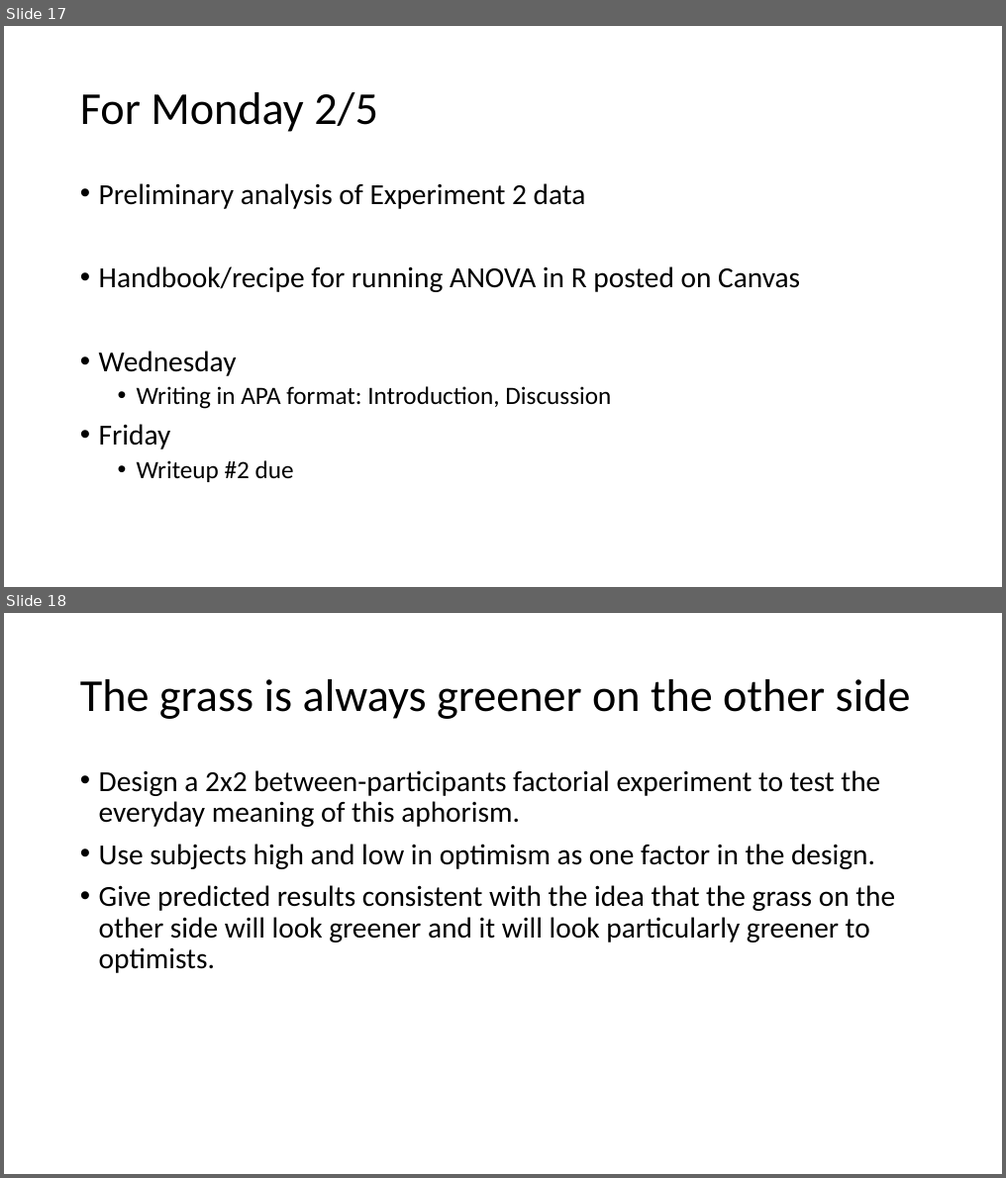
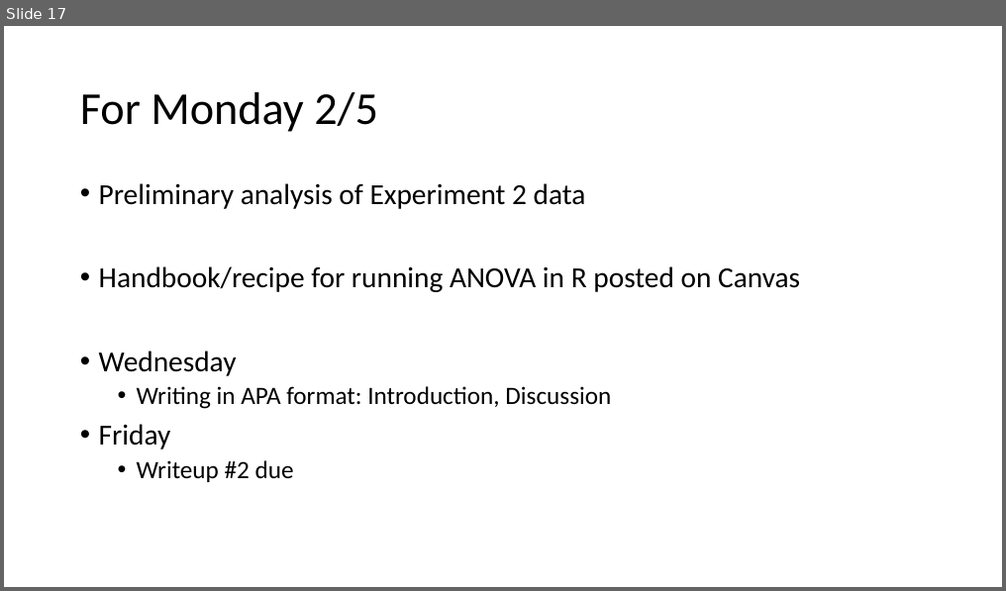
Before and after one commit to preber/Research-Methods, a slide deck: Class Slides 2024/Class 13.pptx. Shown one above the other, each under a label of ours: slides 17 and 18 before the commit, slide 17 after it. The pictures are 1006x1178 and 1006x591 pixels, drawn with LibreOffice and Linux fonts; fonts in the diff are those of the drawing. Boxes give left, top, right and bottom in pixels: in the first picture for what was removed or moved away, otherwise in the second. Text is boxed around its words. In the diff, an @@ line names an element or a change of style, - is before the commit and + after.

```diff
--- a/Class Slides 2024/Class 13.pptx
+++ b/Class Slides 2024/Class 13.pptx
@@ slide 18 removed at (x1=4, y1=613, x2=1002, y2=1174), background #FFFFFF @@
@@ title removed at (x1=80, y1=679, x2=911, y2=719) @@
-The grass is always greener on the other side
@@ text removed at (x1=99, y1=770, x2=895, y2=973) @@
-• Design a 2x2 between-participants factorial experiment to test the everyday meaning of this aphorism.
-• Use subjects high and low in optimism as one factor in the design.
-• Give predicted results consistent with the idea that the grass on the other side will look greener and it will look particularly greener to optimists.
```
Also in this commit, not shown: 1 other slide removed, 8 other files.
